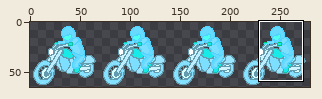
Sprite sheet, stored at myExpressFolder/public/src/img/ancestors/Ghostorist.png. The first picture is a wide view before the edit; the outline marks the close-up.
Close-up. Before:
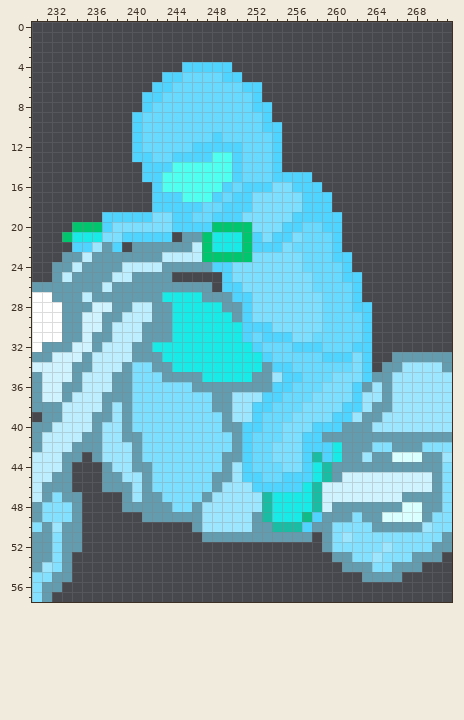
The file is 280x65 pixels. Pixels under 10% opacity are left out. Colours within 5 levels of each other are drawn and written as one. Shown: x 230..271, y 0..57. The commit also changed other parts of the picture, which this record leaves out.
New version:
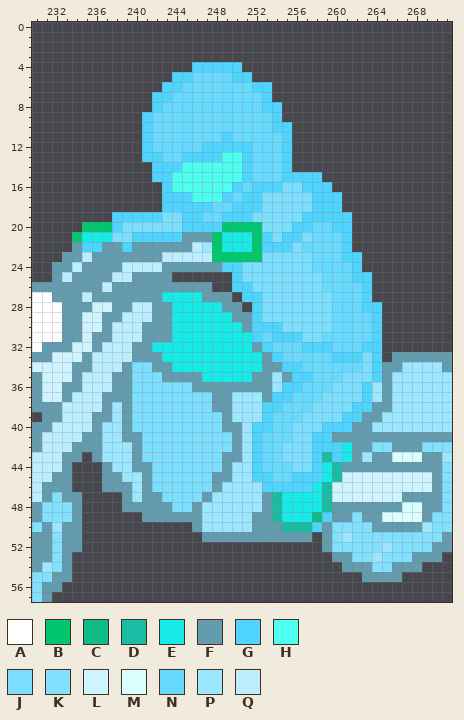
Palette (. is transparent): A #ffffff  B #00c66d  C #0fbc88  D #1abca4  E #17eae7  F #639caf  G #4fd3ff  H #4fffef  J #7ddfff  K #83e0ff  L #cff3ff  M #d9fffe  N #68d9ff  P #9ce6ff  Q #bdeeff
Change:
Changed rows in their new state; - is an unchanged pixel.
first column x 233:
 4 ------------.----G--------------
 5 ----------.-G---N-G-------------
 6 ---------.-G------N-G-----------
 7 --------.-G--------NG-----------
 8 --------.G---------N-G----------
 9 -------.G-----------NG----------
10 -------.G-----------N-G---------
11 -------.G------NG----NG---------
12 -------.G----N----G--NG---------
13 -------.-G-N---G-HG--NG---------
14 --------.--G-----HG--NG---------
15 --------.-G------HG--N---G------
16 ---------.G-----HGN--G-J--G-----
17 ---------.--G--HGN-G----J--G----
18 ---------.----G-N--G----J--G----
19 ----.----G-J-G-N--G----J----G---
20 -.--BG-----J---G---B--J-G-N-G---
21 .B--E-J----G--FB--EBGJ-GJ--NG---
22 -F-G-FG-------PB--EB--GJ---NG---
23 --------------Q----B----J--N-G--
24 ---------------F-G------J---NG--
25 ----------------.G-------J--N-G-
26 ----------------.-G------J---NG-
27 -----------------.-G------J--NG-
28 ------------------.G------J--N-G
29 ------------------FG------J---NG
30 ------------------F--G----J---NG
31 ------------------EGN--G-J----NG
32 -------------------FG--N--G--N-G
33 --------------------FG----N--GJG
34 ---------------------F-G-----NJG
35 ----------------------F-G--N--JG
36 ---------------------P-G--N--JG-
37 --------------------F-G--N---JG-
38 -------------------P-G--N---J-G-
39 -------------------PG--N---J-G--
40 ------------------P-G-N--J--G---
41 ------------------PG--N-J-G-----
42 ------------------PG-N--J--GE---
43 ------------------PG-N--JGDGE---
44 ------------------PG--N-JGED----
45 ------------------P-G-N--GED----
46 -------------------P----GED-----
47 --------------------FD---ED-----
48 --------------------FD---ED-----
49 --------------------FD--ECG-----
50 ---------------------F--DG------
